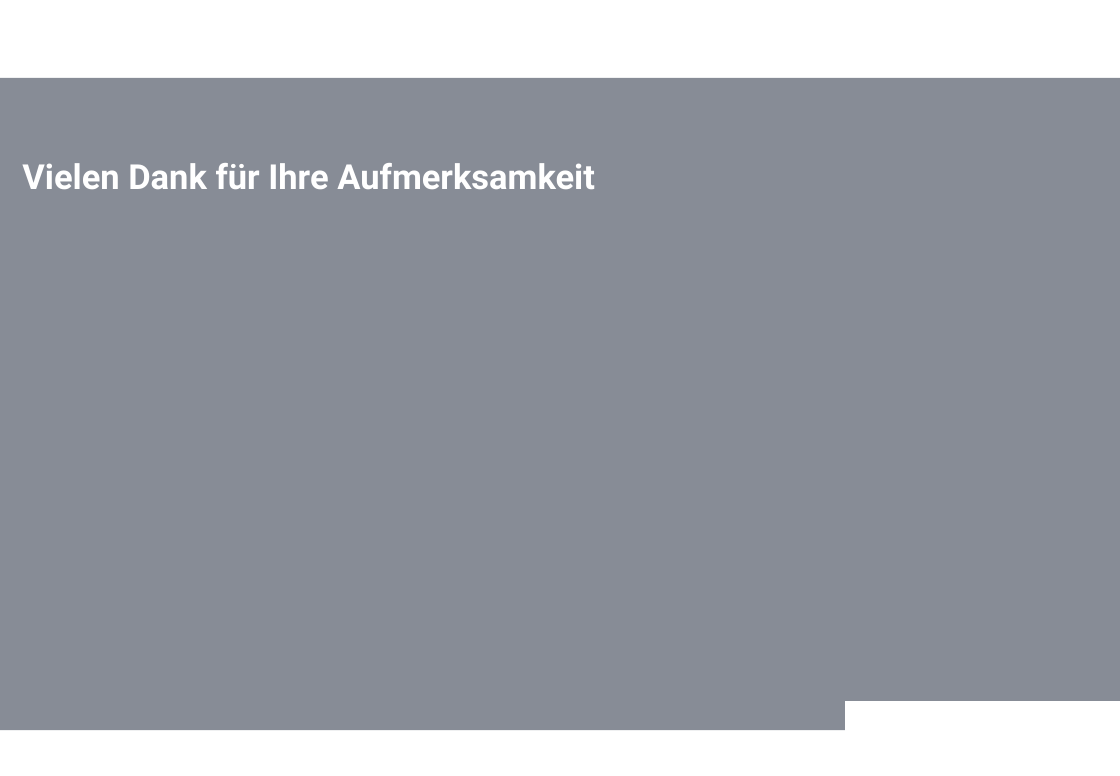
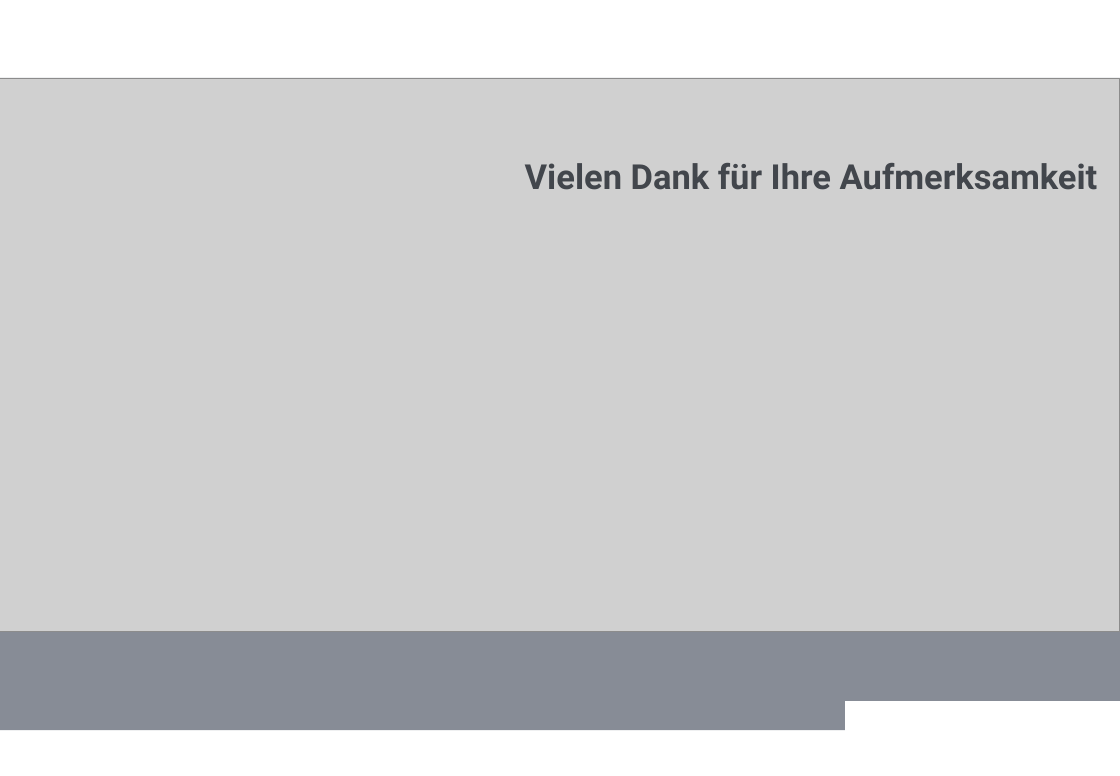
Before and after one commit to wlanowski/t2000doku, a slide deck: slide 7 of Präsentation/t2000.pptx. Drawn at 1120x776 pixels with LibreOffice and Linux fonts; fonts in the diff are those of the drawing; grey boxes stand for pictures; background and template pictures are left out. Boxes give left, top, right and bottom in pixels: in the first picture for what was removed or moved away, otherwise in the second. Text is boxed around its words. In the diff, an @@ line names an element or a change of style, - is before the commit and + after.

```diff
--- a/Präsentation/t2000.pptx
+++ b/Präsentation/t2000.pptx
@@ picture added at bbox=[0, 79, 1120, 631] @@
@@ text "Vielen Dank für Ihre Aufmerksamkeit" at bbox=[525, 163, 1098, 190]: text colour #FFFFFF to #42464C; alignment left to right @@
```
Also in this commit, not shown: 3 slides added, 2 other files.
